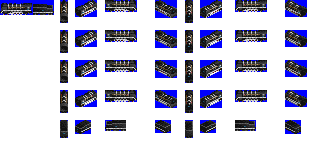
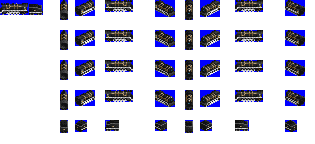
Layers edited between the first and the second 315×144 image:
added layer "MIKA3_new" above "MIKA3" over [0, 0, 305, 133]
hid "MATE2" over [0, 0, 307, 138]
